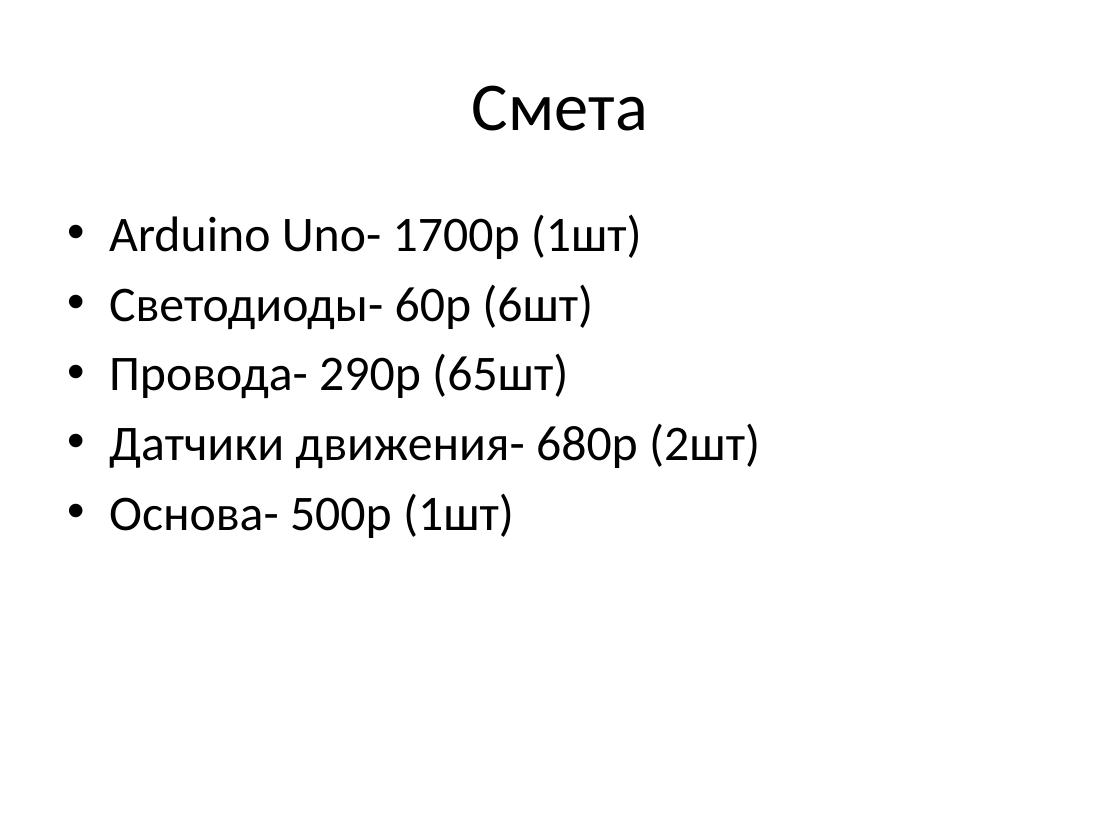
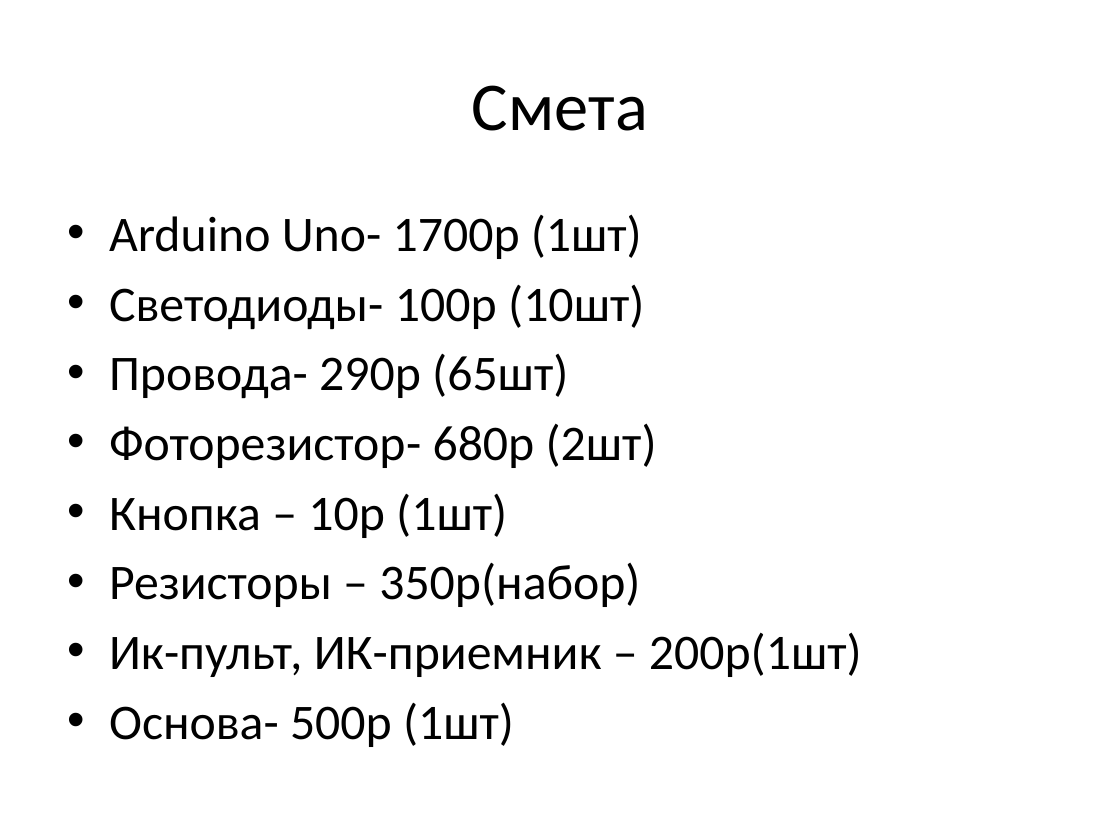
Before and after one commit to TimmmofeyD/TrafficLight, a slide deck: slide 8 of Presitation/TLPresintation.pptx (slide 9 before the commit). Drawn at 1120x840 pixels with LibreOffice and Linux fonts; fonts in the diff are those of the drawing. Boxes give left, top, right and bottom in pixels: in the first picture for what was removed or moved away, otherwise in the second. Text is boxed around its words. In the diff, an @@ line names an element or a change of style, - is before the commit and + after.

Commit message:
PPT

```diff
--- a/Presitation/TLPresintation.pptx
+++ b/Presitation/TLPresintation.pptx
@@ text at (109, 285, 644, 330): text changed @@
-• Светодиоды- 60р (6шт)
+• Светодиоды- 100р (10шт)
@@ text at (109, 423, 862, 677): text changed @@
-• Датчики движения- 680р (2шт)
+• Фоторезистор- 680р (2шт)
+• Кнопка – 10р (1шт)
+• Резисторы – 350р(набор)
+• Ик-пульт, ИК-приемник – 200р(1шт)
```
Also in this commit, not shown: 7 other slides changed, 1 slide added, 1 slide removed.
